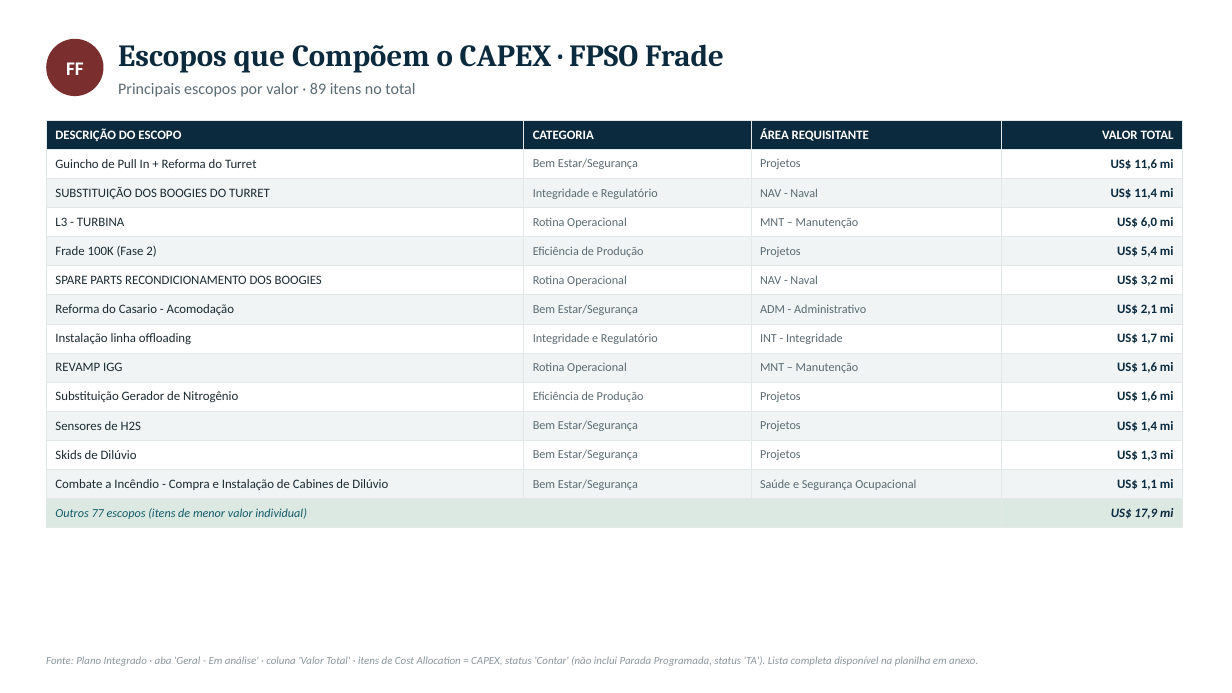
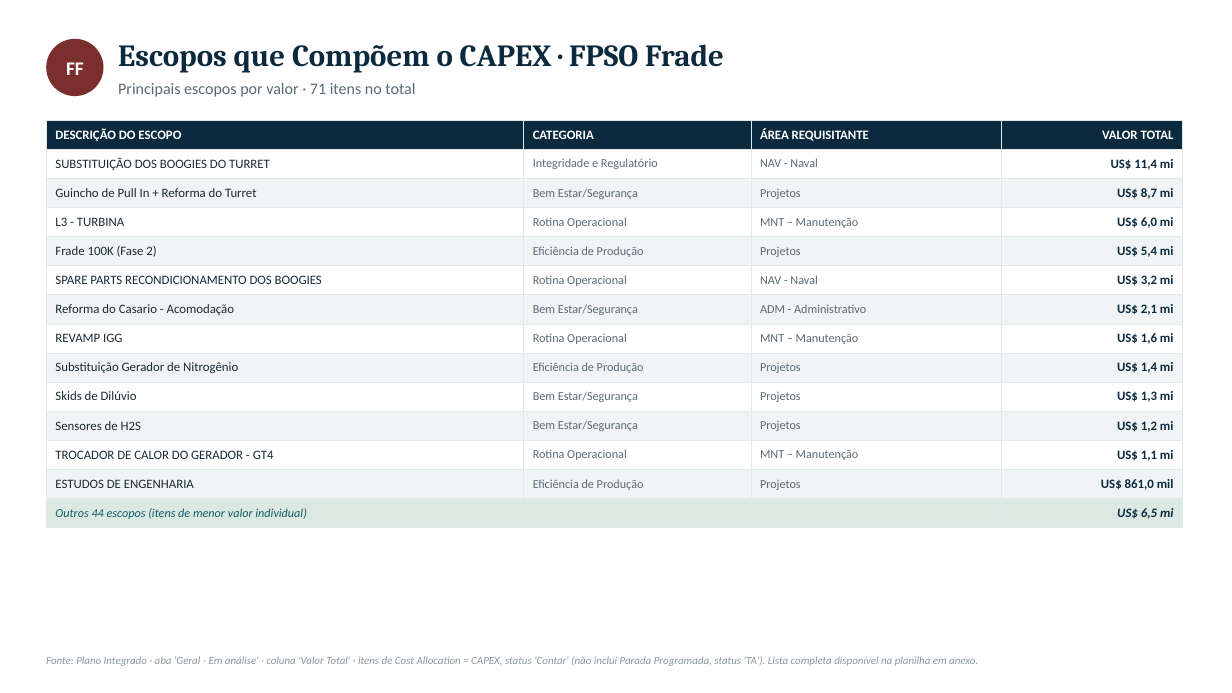
Before and after one commit to LucasRibaas/Planejamento, a slide deck: slide 23 of PRIO_Plano_Trabalho_CAPEX_2027.pptx. Drawn at 1232x693 pixels with LibreOffice and Linux fonts; fonts in the diff are those of the drawing. Boxes give left, top, right and bottom in pixels: in the first picture for what was removed or moved away, otherwise in the second. Text is boxed around its words. In the diff, an @@ line names an element or a change of style, - is before the commit and + after.

```diff
--- a/PRIO_Plano_Trabalho_CAPEX_2027.pptx
+++ b/PRIO_Plano_Trabalho_CAPEX_2027.pptx
@@ text at bbox=[118, 83, 415, 97]: text changed @@
-Principais escopos por valor · 89 itens no total
+Principais escopos por valor · 71 itens no total
@@ table at bbox=[46, 120, 1184, 523] @@
-row 2: Guincho de Pull In + Reforma do Turret | Bem Estar/Segurança | Projetos | US$ 11,6 mi
+row 3: Guincho de Pull In + Reforma do Turret | Bem Estar/Segurança | Projetos | US$ 8,7 mi
-row 8: Instalação linha offloading | Integridade e Regulatório | INT - Integridade | US$ 1,7 mi
-row 10: Substituição Gerador de Nitrogênio | Eficiência de Produção | Projetos | US$ 1,6 mi
-row 11: Sensores de H2S | Bem Estar/Segurança | Projetos | US$ 1,4 mi
+row 9: Substituição Gerador de Nitrogênio | Eficiência de Produção | Projetos | US$ 1,4 mi
-row 13: Combate a Incêndio - Compra e Instalação de Cabines de Dilúvio | Bem Estar/Segurança | Saúde e Segurança Ocupacional | US$ 1,1 mi
-row 14: Outros 77 escopos (itens de menor valor individual) |  |  | US$ 17,9 mi
+row 11: Sensores de H2S | Bem Estar/Segurança | Projetos | US$ 1,2 mi
+row 12: TROCADOR DE CALOR DO GERADOR - GT4 | Rotina Operacional | MNT – Manutenção | US$ 1,1 mi
+row 13: ESTUDOS DE ENGENHARIA | Eficiência de Produção | Projetos | US$ 861,0 mil
+row 14: Outros 44 escopos (itens de menor valor individual) |  |  | US$ 6,5 mi
```
Also in this commit, not shown: 3 other slides changed, 1 other file.
